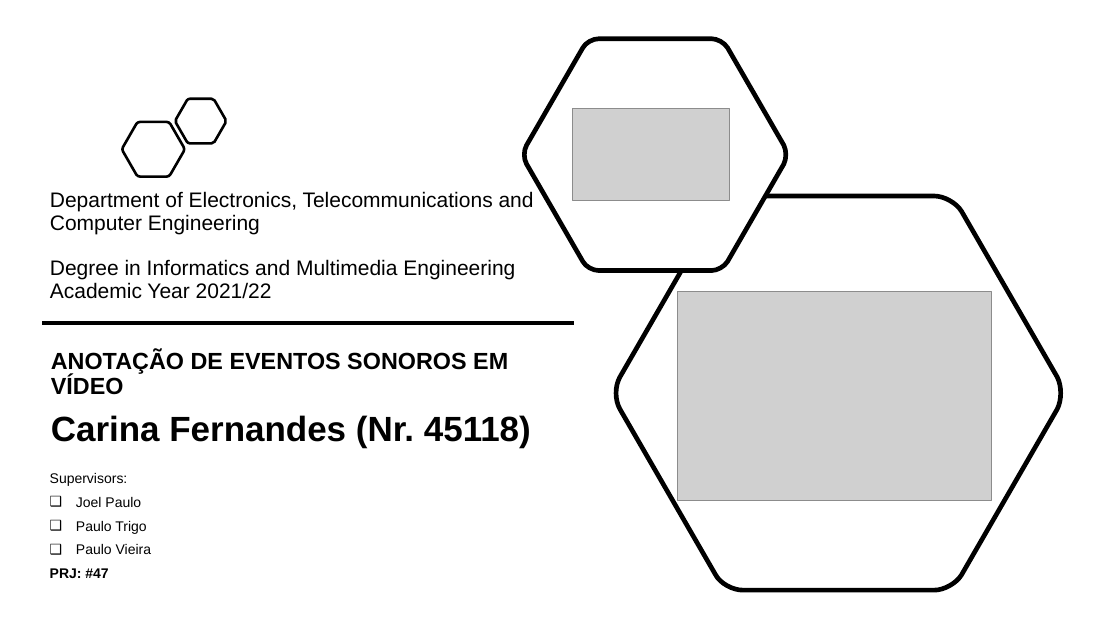
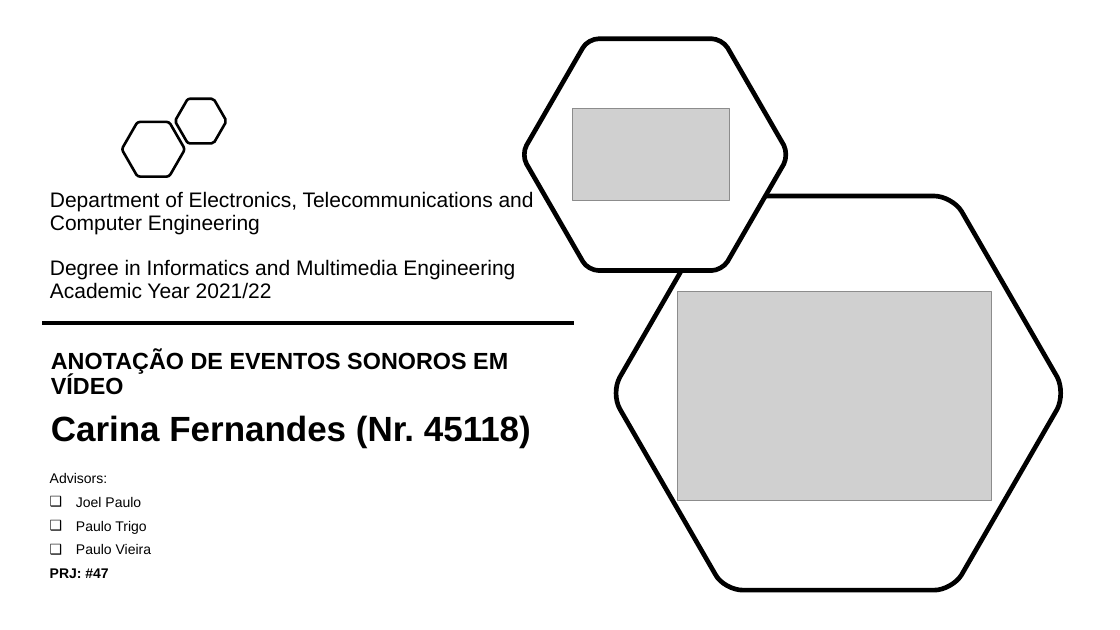
Before and after one commit to carina-haaf/prj_final_47_2122_leim, a slide deck: slide 1 of doc/apresentacoes_aulas/analise_requisitos_v4_en.pptx. Drawn at 1120x630 pixels with LibreOffice and Linux fonts; fonts in the diff are those of the drawing; grey boxes stand for pictures. Boxes give left, top, right and bottom in pixels: in the first picture for what was removed or moved away, otherwise in the second. Text is boxed around its words. In the diff, an @@ line names an element or a change of style, - is before the commit and + after.

```diff
--- a/doc/apresentacoes_aulas/analise_requisitos_v4_en.pptx
+++ b/doc/apresentacoes_aulas/analise_requisitos_v4_en.pptx
@@ text at (x1=50, y1=473, x2=107, y2=483): text changed @@
-Supervisors:
+Advisors:
```
Also in this commit, not shown: 7 other slides changed.
